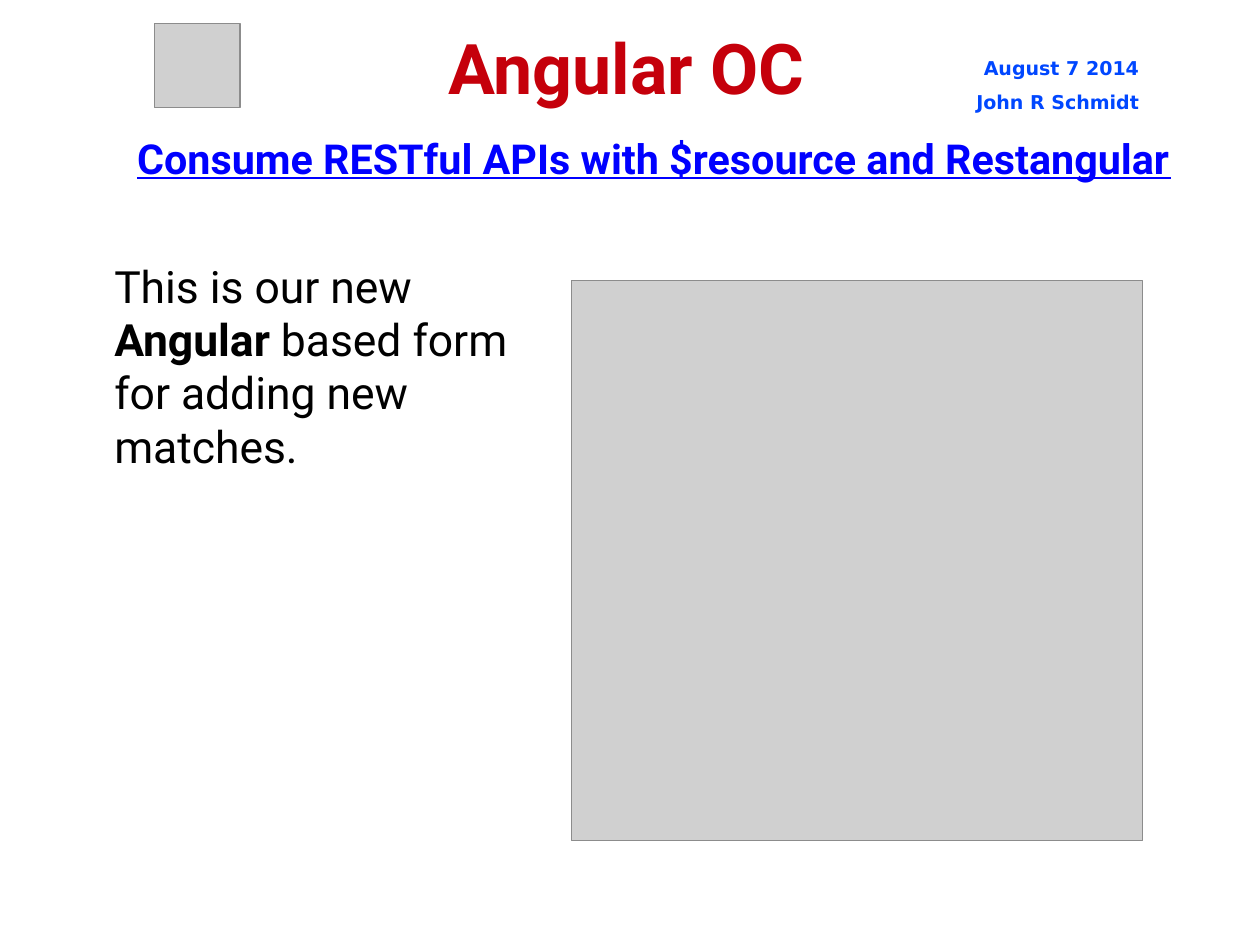
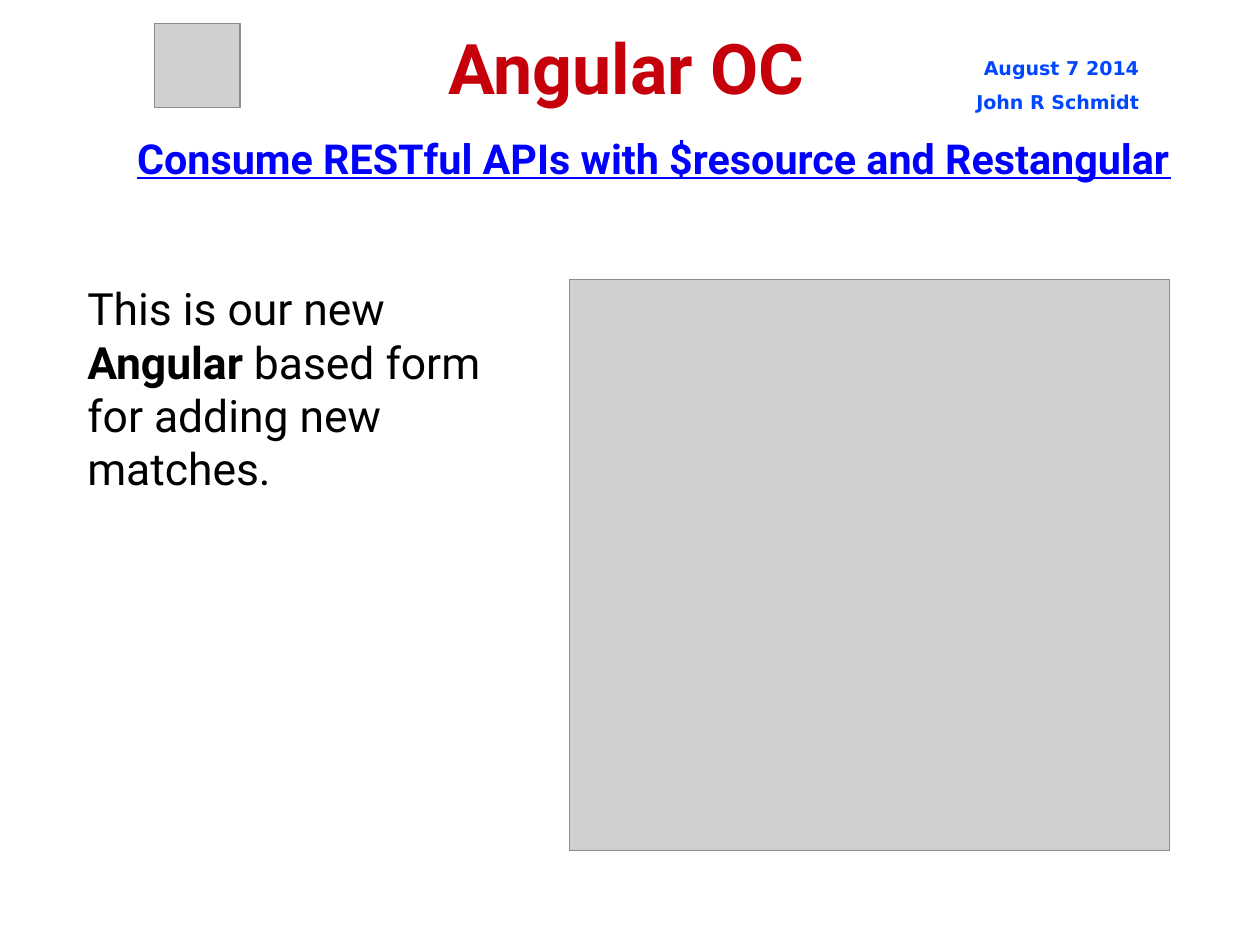
Before and after one commit to jrschmidt/fifa-angular-rest-demo, a slide deck: slide 37 of fifa.odp. Drawn at 1260x945 pixels with LibreOffice and Linux fonts; fonts in the diff are those of the drawing; grey boxes stand for pictures; background and template pictures are left out. Boxes give left, top, right and bottom in pixels: in the first picture for what was removed or moved away, otherwise in the second. Text is boxed around its words. In the diff, an @@ line names an element or a change of style, - is before the commit and + after.

```diff
--- a/fifa.odp
+++ b/fifa.odp
@@ subtitle "This is our new Angular ...": place and size @@
-subtitle "This is our new Angular ..." at (114, 269, 508, 464)
+subtitle "This is our new Angular ..." at (87, 291, 481, 486)
@@ picture: place and size @@
-picture at (572, 281, 1143, 842)
+picture at (571, 279, 1171, 851)
```
Also in this commit, not shown: 2 other files.
